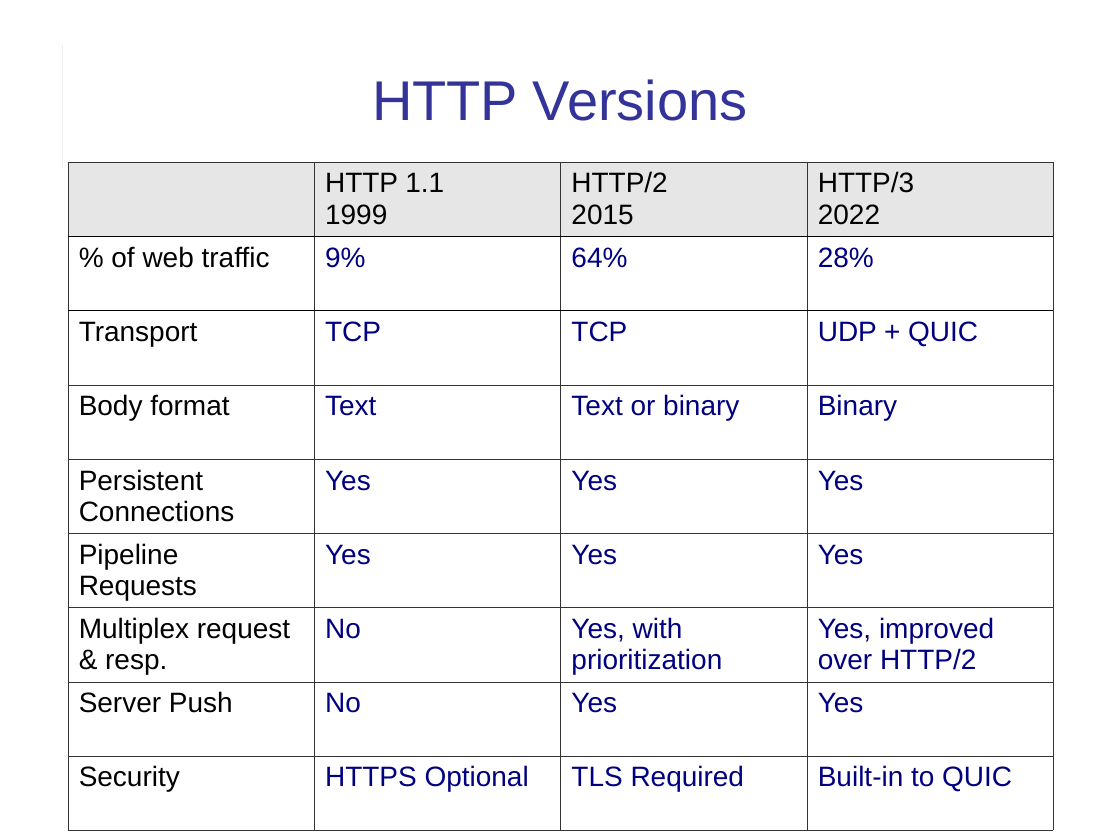
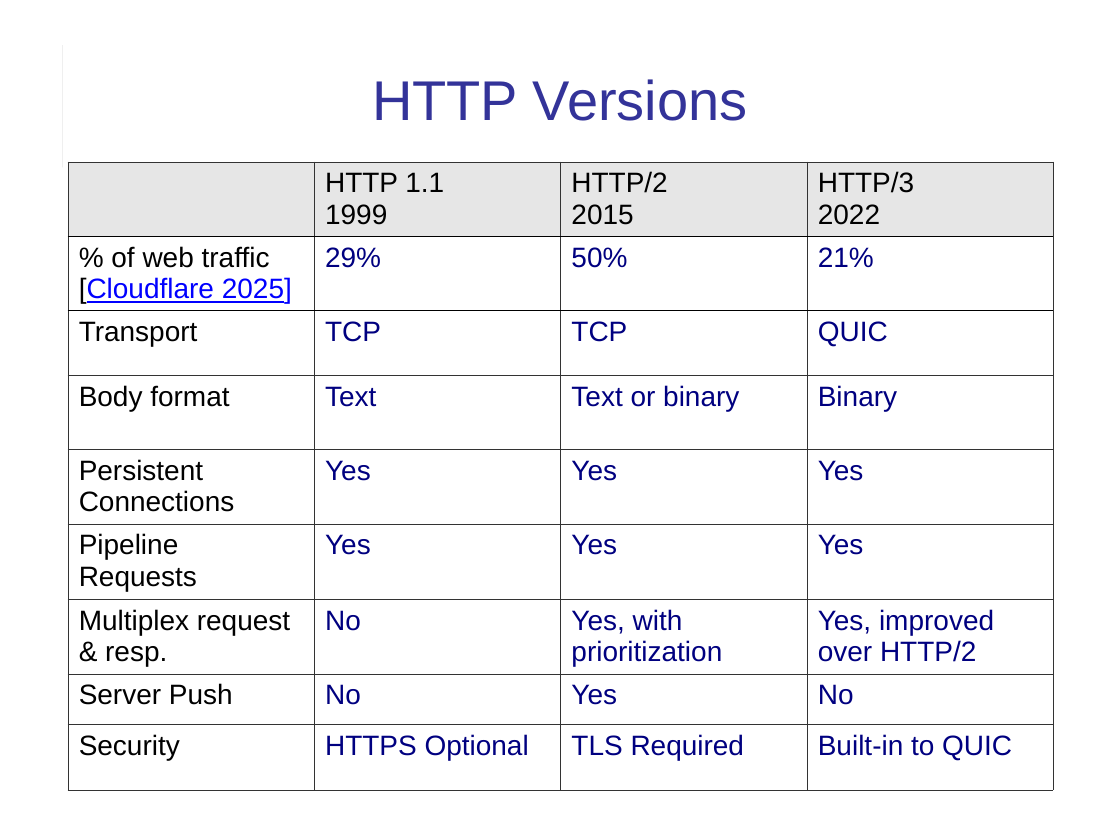
Before and after one commit to cpske/ISP, a slide deck: slide 23 of web/HTTP.pptx. Drawn at 1120x840 pixels with LibreOffice and Linux fonts; fonts in the diff are those of the drawing. Boxes give left, top, right and bottom in pixels: in the first picture for what was removed or moved away, otherwise in the second. Text is boxed around its words. In the diff, an @@ line names an element or a change of style, - is before the commit and + after.

```diff
--- a/web/HTTP.pptx
+++ b/web/HTTP.pptx
@@ table at (67, 161, 1053, 790) @@
-row 2: % of web traffic | 9% | 64% | 28%
+row 2: % of web traffic [Cloudflare 2025] | 29% | 50% | 21%
-row 3, column 4: UDP + QUIC
+row 3, column 4: QUIC
-row 8, column 4: Yes
+row 8, column 4: No
```
Also in this commit, not shown: 18 other slides changed, 9 other files.
